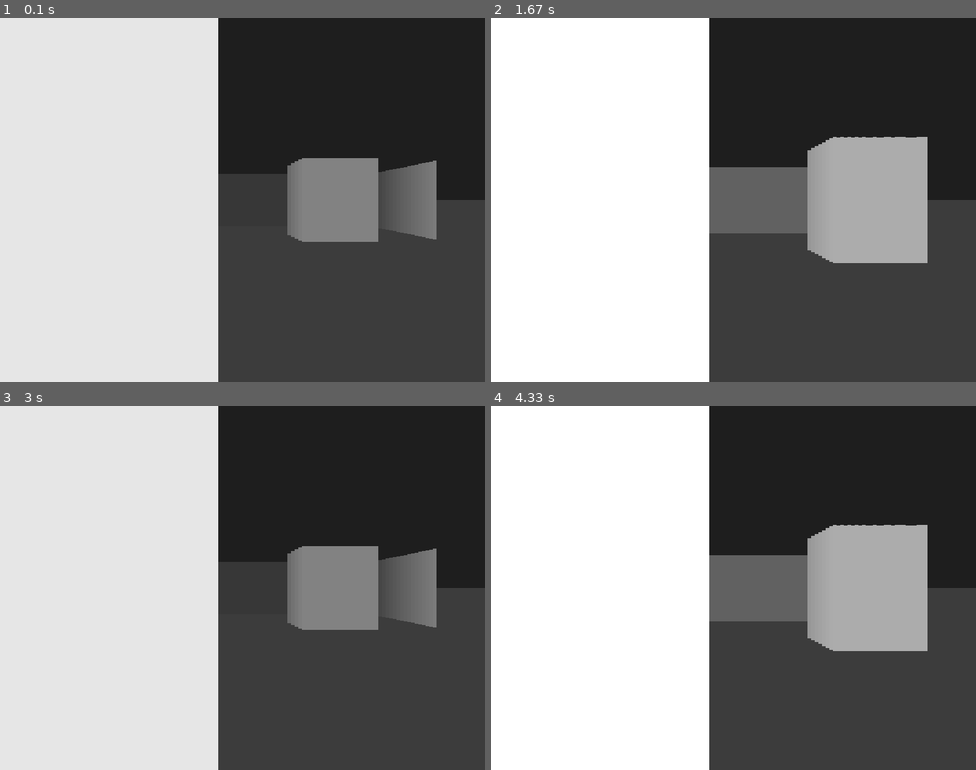
Above: before the commit, frames 1-4 (two rows, left to right).
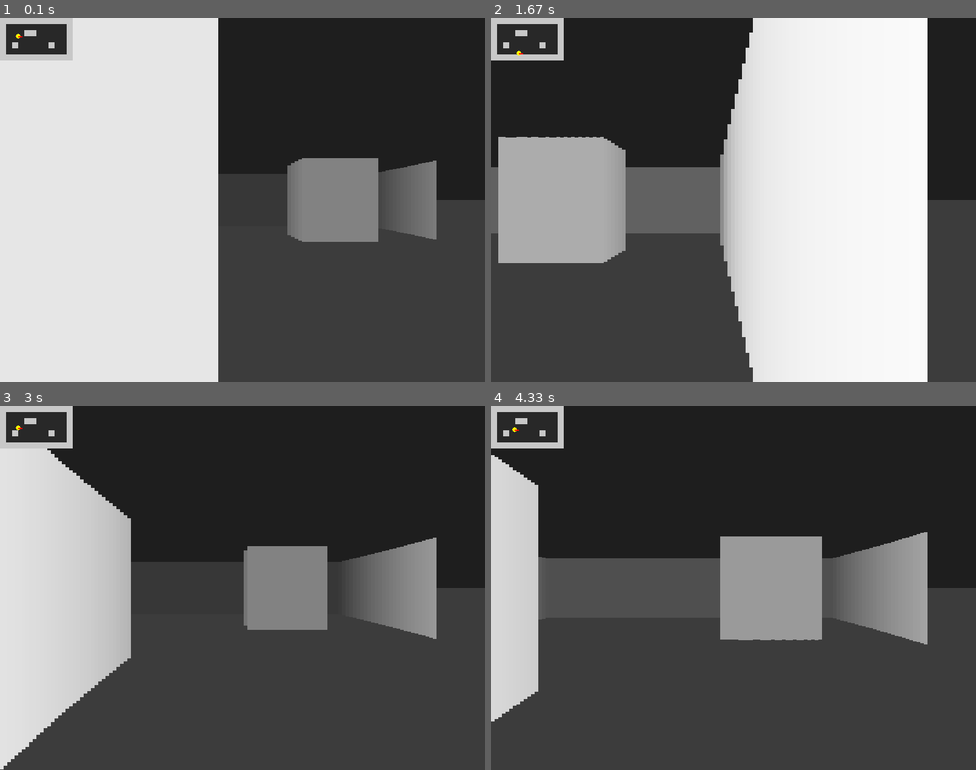
Above: after the commit, the same moments.

Repository: PDR181/mini-doom-pygame
Game: pygame game, started from main.py
Same seed, same stepped clock (60 frames per second), same inputs: the game is played once before the commit and once after it.
Inputs:
- Up to frame 1 (0.1 s): no input
- Up to frame 2 (1.67 s): hold D 0.33-0.8 s; hold W 0.83-1.3 s; hold D from 1.33 s (still down)
- Up to frame 3 (3 s): release D at 1.8 s; hold A 1.83-2.37 s; hold S 2.4-2.87 s; hold A from 2.9 s (still down)
- Up to frame 4 (4.33 s): release A at 3.37 s; hold W 3.4-3.87 s; hold D from 3.9 s (still down)

The runs differ from the first frame. In frame 1, 1.8% of the frame differs, in the area x 0-15%, y 0-12%; in frame 2, 85%, in the area x 0-90%, y 0-100%; in frame 3, 39%; in frame 4, 56%.

Commit message:
feat: adicionado movimento lateral e minimapa

Diff:
--- a/main.py
+++ b/main.py
@@ -28,6 +28,8 @@
 DELTA_ANGLE = FOV / NUM_RAYS
 SCREEN_DIST = (WIDTH / 2) / math.tan(HALF_FOV)
 SCALE = WIDTH // NUM_RAYS
+
+MINIMAP_SCALE = 0.2
 
 game_map = [
     "111111111111",
@@ -86,6 +88,40 @@
                 )
                 break
 
+def draw_minimap():
+    for row_index, row in enumerate(game_map):
+        for col_index, tile in enumerate(row):
+            color = (200, 200, 200) if tile == "1" else (40, 40, 40)
+
+            pygame.draw.rect(
+                screen,
+                color,
+                (
+                    col_index * TILE_SIZE * MINIMAP_SCALE,
+                    row_index * TILE_SIZE * MINIMAP_SCALE,
+                    TILE_SIZE * MINIMAP_SCALE,
+                    TILE_SIZE * MINIMAP_SCALE
+                )
+            )
+
+    pygame.draw.circle(
+        screen,
+        (255, 255, 0),
+        (int(player_x * MINIMAP_SCALE), int(player_y * MINIMAP_SCALE)),
+        4
+    )
+
+    line_x = player_x + math.cos(player_angle) * 30
+    line_y = player_y + math.sin(player_angle) * 30
+
+    pygame.draw.line(
+        screen,
+        (255, 0, 0),
+        (player_x * MINIMAP_SCALE, player_y * MINIMAP_SCALE),
+        (line_x * MINIMAP_SCALE, line_y * MINIMAP_SCALE),
+        2
+    )
+
 running = True
 while running:
 
@@ -111,6 +147,14 @@
         new_x -= math.cos(player_angle) * player_speed
         new_y -= math.sin(player_angle) * player_speed
 
+    if keys[pygame.K_a]:
+        new_x += math.cos(player_angle - math.pi / 2) * player_speed
+        new_y += math.sin(player_angle - math.pi / 2) * player_speed
+
+    if keys[pygame.K_d]:
+        new_x += math.cos(player_angle + math.pi / 2) * player_speed
+        new_y += math.sin(player_angle + math.pi / 2) * player_speed
+
     if not wall_collision(new_x, new_y):
         player_x = new_x
         player_y = new_y
@@ -121,6 +165,7 @@
     pygame.draw.rect(screen, (60, 60, 60), (0, HEIGHT // 2, WIDTH, HEIGHT // 2))
 
     cast_rays()
+    draw_minimap()
 
     pygame.display.update()
     clock.tick(60)
